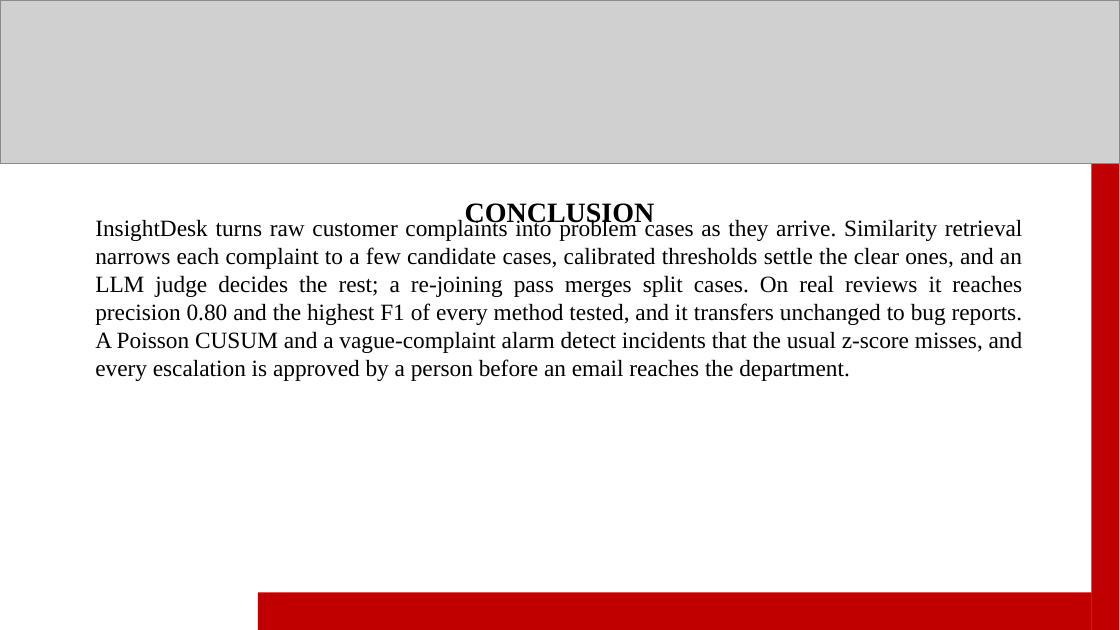
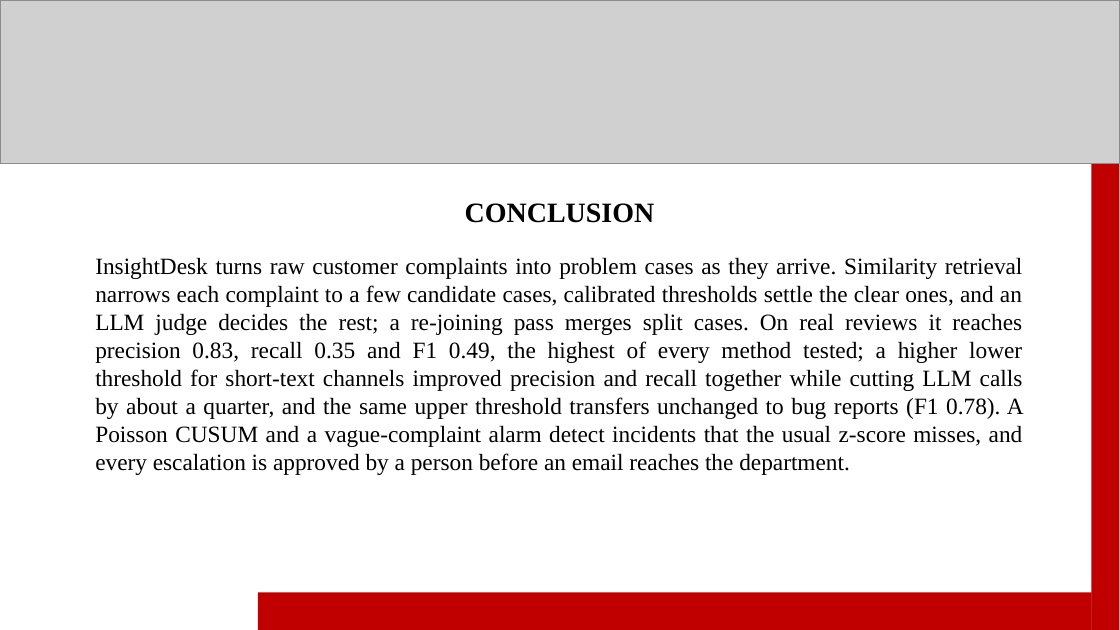
Before and after one commit to sanyyyyoo/InsightDesk, a slide deck: slide 21 of reports/ppt/InsightDesk_final.pptx. Drawn at 1120x630 pixels with LibreOffice and Linux fonts; fonts in the diff are those of the drawing; grey boxes stand for pictures. Boxes give left, top, right and bottom in pixels: in the first picture for what was removed or moved away, otherwise in the second. Text is boxed around its words. In the diff, an @@ line names an element or a change of style, - is before the commit and + after.

```diff
--- a/reports/ppt/InsightDesk_final.pptx
+++ b/reports/ppt/InsightDesk_final.pptx
@@ text at (95, 257, 1024, 475): text changed @@
-InsightDesk turns raw customer complaints into problem cases as they arrive. Similarity retrieval narrows each complaint to a few candidate cases, calibrated thresholds settle the clear ones, and an LLM judge decides the rest; a re-joining pass merges split cases. On real reviews it reaches precision 0.80 and the highest F1 of every method tested, and it transfers unchanged to bug reports. A Poisson CUSUM and a vague-complaint alarm detect incidents that the usual z-score misses, and every escalation is approved by a person before an email reaches the department.
+InsightDesk turns raw customer complaints into problem cases as they arrive. Similarity retrieval narrows each complaint to a few candidate cases, calibrated thresholds settle the clear ones, and an LLM judge decides the rest; a re-joining pass merges split cases. On real reviews it reaches precision 0.83, recall 0.35 and F1 0.49, the highest of every method tested; a higher lower threshold for short-text channels improved precision and recall together while cutting LLM calls by about a quarter, and the same upper threshold transfers unchanged to bug reports (F1 0.78). A Poisson CUSUM and a vague-complaint alarm detect incidents that the usual z-score misses, and every escalation is approved by a person before an email reaches the department.
```
Also in this commit, not shown: 11 other slides changed, 4 other files.
